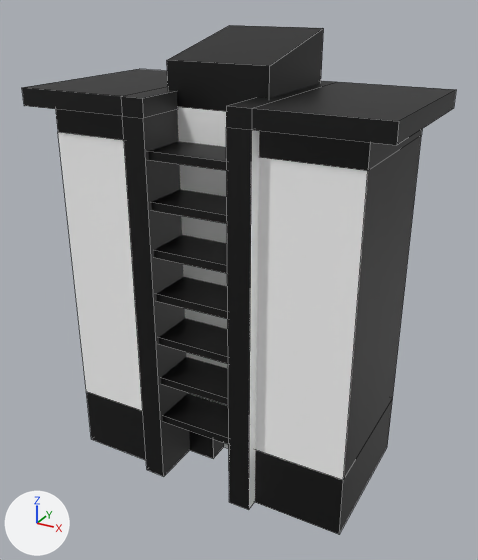
The FBX model Assets/Models/Gustavo/Buildings/Buildings_1_10/B4.fbx, before and after one commit.
Before and after are seen from a camera (50 mm lens) standing at (39.6, -71.8, 62.8) and looking at (0.5, -0.6, 27.2). The lights are fixed; the arrows at lower left show +X, +Y and +Z. Mesh edges are drawn as thin lines. Where no turn or scale is listed for an object, it has been applied to the vertices.

In view in the first picture: 'B4'.
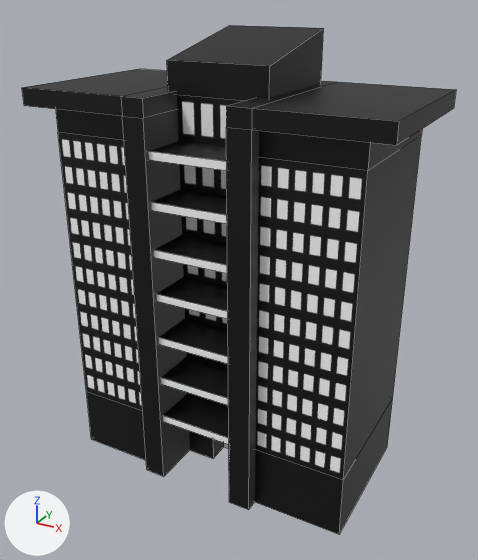
Where the newer file only moved an object's origin or applied its transform, the numbers keep the older frame.

The change, as a list of edits to the scene's bpy script:
```text
Add img_window_jpg:
    img_window_jpg = load_image('Window.jpg', '../../../../Textures/Window.jpg', 32, 32, 'sRGB')
Add mat_windows:
    mat_windows = principled_material('Windows')
    mat_windows.texture = img_window_jpg
Change me_b4:
    where me_b4.from_pydata(...)  # 144 vertices, 87 faces; spans x -23.4..23.1, y -11.8..11.8, z 0.0..58.4
    used by ob_b4; location = (0.0, 0.0, 0.0)
    before: 16 (6.7, -5.0, 50.0), 17 (-6.7, -5.0, 50.0), 20 (-6.7, 9.7, 50.0), 21 (6.7, 9.7, 50.0)
    remove me_b4.materials.append(mat_windows4)  # white #ffffff
    remove me_b4.materials.append(mat_windows5)  # white #ffffff
    me_b4 part 1
    add for i in [16, 17, 20, 21]: me_b4.vertices[i].co += Vector((0.0, 0.0, 1.4))
    me_b4 part 2: all 4 faces centred in x -0.6..0.0, y -11.1, z 9.5..27.6 switch from mat_base (black #000000) to mat_details (white #ffffff)
    me_b4 part 3: all 3 faces centred in x -0.6..0.0, y -11.1, z 33.5..45.4 switch from mat_base (black #000000) to mat_details (white #ffffff)
    me_b4 part 4: the 1 face centred in x 8.1, y 0.0, z 24.9 switches from mat_details (white #ffffff) to mat_base (black #000000)
    me_b4 part 5: texture (UV) coordinates of 6 of 87 faces, centred in x -13.3..13.3, y -10.0..10.0, z 27.6..29.3, changed; they spanned u 0.03..0.91, v 0.39..0.69 and now span u -5.07..6.07, v -3.09..4.89
    add me_b4.materials.append(mat_windows)  # picture img_window_jpg
```

Boxes (x1, y1, x2, y2) around the edits, measured in the pictures (478 x 560 px; the box of a moved part takes in the faces that stretch with it):
'B4', reshaped, recoloured, surface changed (grey to black)
    both: (22, 25, 456, 534)
part 1 of me_b4, moved or reshaped
    both: (167, 28, 324, 406)
part 2 of me_b4, recoloured (black to grey)
    both: (156, 294, 229, 444)
part 3 of me_b4, recoloured (black to grey)
    both: (149, 151, 227, 273)
part 4 of me_b4, recoloured (grey to black)
    both: (249, 130, 259, 509)
part 5 of me_b4, surface changed (grey to black)
    both: (58, 132, 368, 480)
